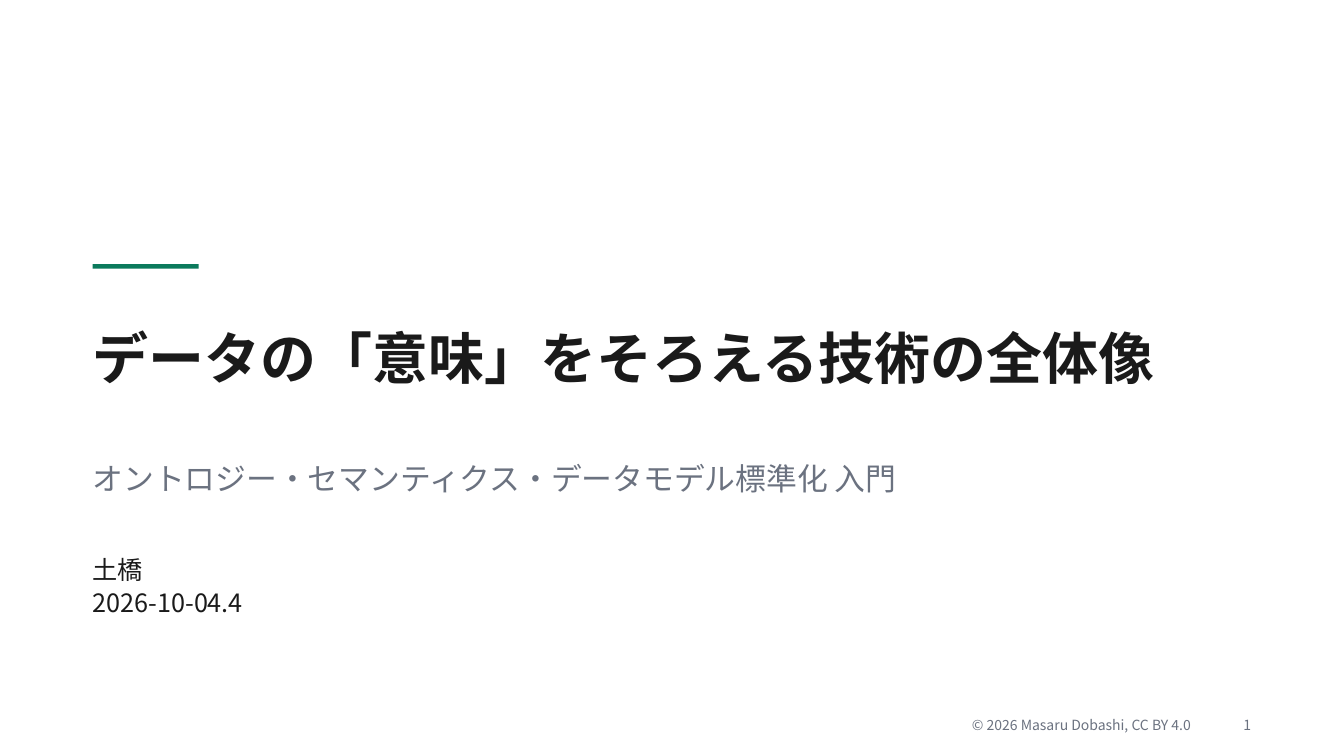
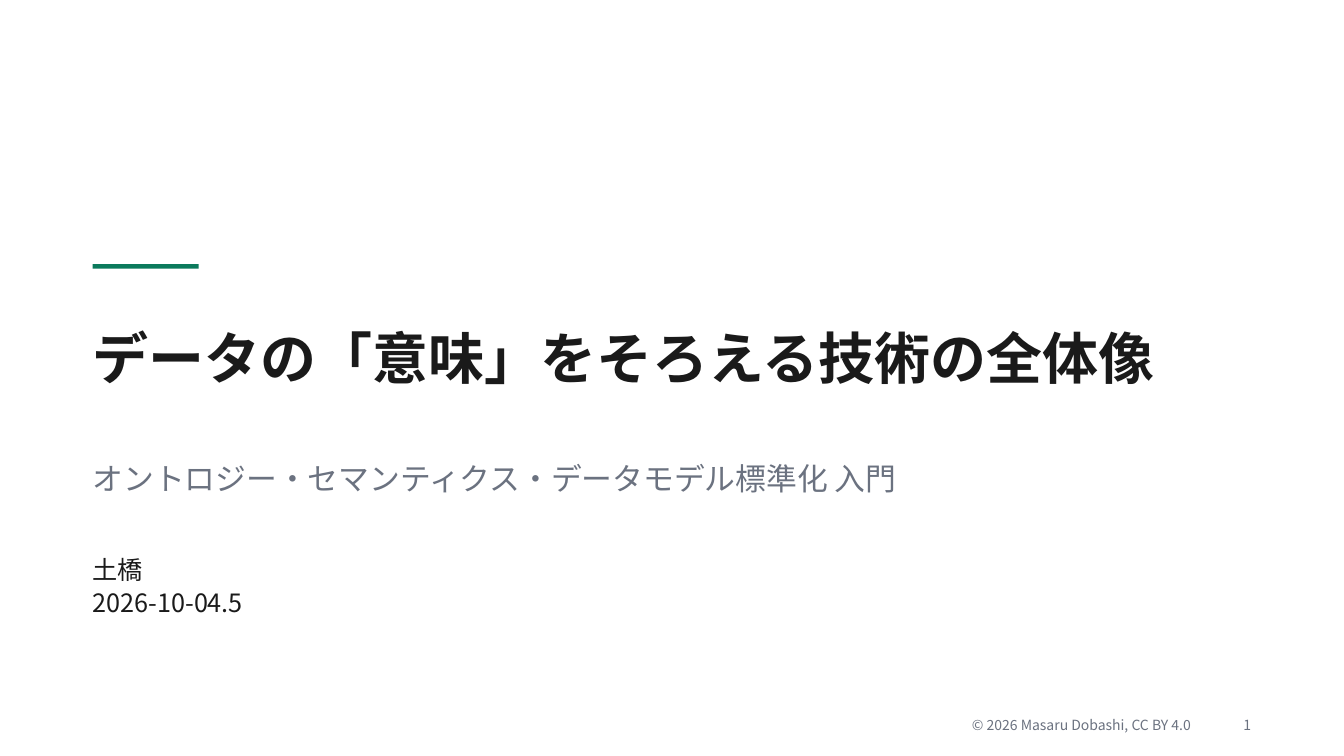
Before and after one commit to dobachi/ontology-semantics-basics, a slide deck: slide 1 of deck/ontology-semantics-intro.pptx. Drawn at 1344x756 pixels with LibreOffice and Linux fonts; fonts in the diff are those of the drawing. Boxes give left, top, right and bottom in pixels: in the first picture for what was removed or moved away, otherwise in the second. Text is boxed around its words. In the diff, an @@ line names an element or a change of style, - is before the commit and + after.

```diff
--- a/deck/ontology-semantics-intro.pptx
+++ b/deck/ontology-semantics-intro.pptx
@@ text at [93, 593, 243, 613]: text changed @@
-2026-10-04.4
+2026-10-04.5
```
Also in this commit, not shown: 12 other files.
